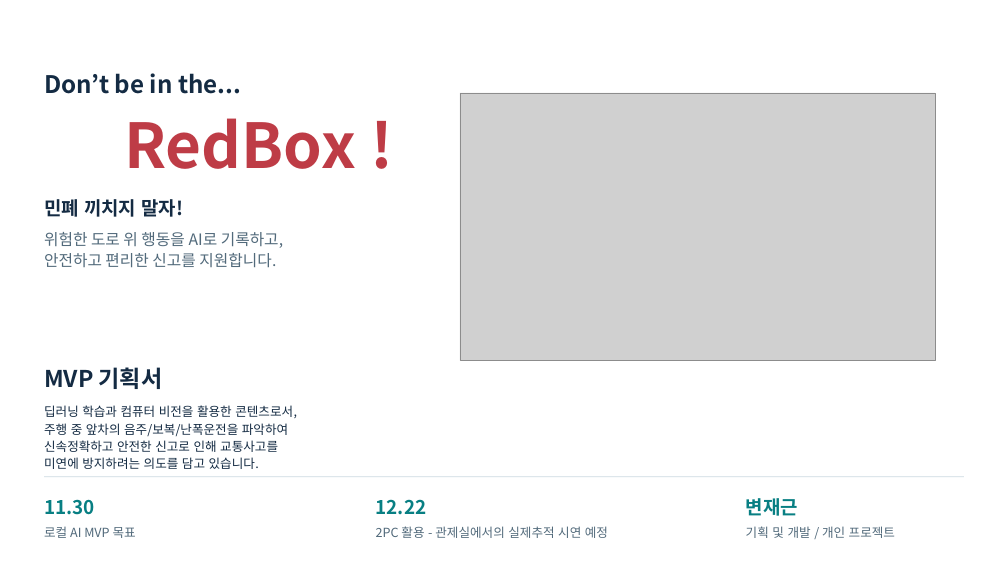
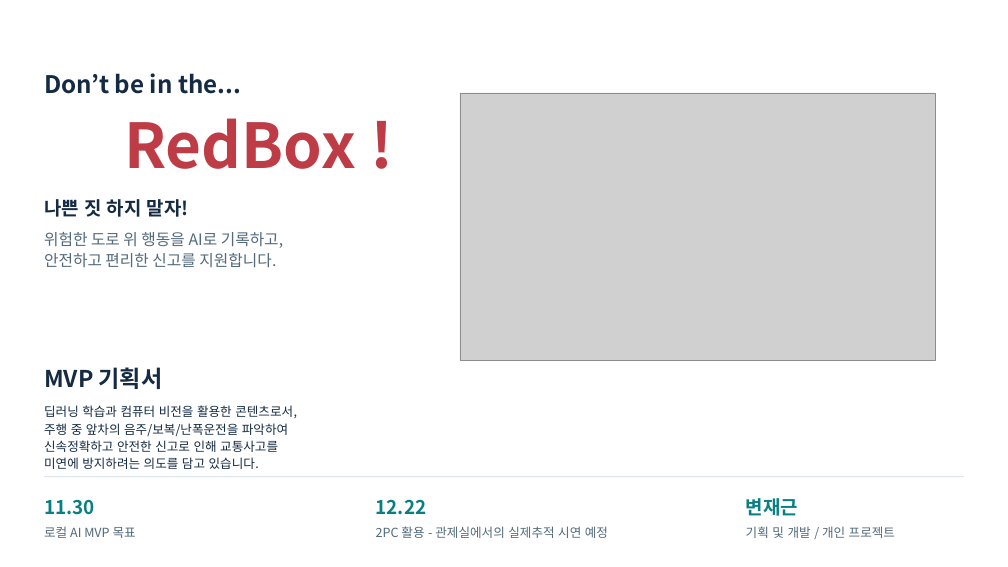
Before and after one commit to Jack-the-Ace/remind, a slide deck: slide 1 of 음주운전방지/RedBox_2.1.pptx. Drawn at 1008x567 pixels with LibreOffice and Linux fonts; fonts in the diff are those of the drawing; grey boxes stand for pictures. Boxes give left, top, right and bottom in pixels: in the first picture for what was removed or moved away, otherwise in the second. Text is boxed around its words. In the diff, an @@ line names an element or a change of style, - is before the commit and + after.

Commit message:
자습실

```diff
--- a/음주운전방지/RedBox_2.1.pptx
+++ b/음주운전방지/RedBox_2.1.pptx
@@ text at (x1=44, y1=199, x2=189, y2=217): text changed @@
-민폐 끼치지 말자!
+나쁜 짓 하지 말자!
```
